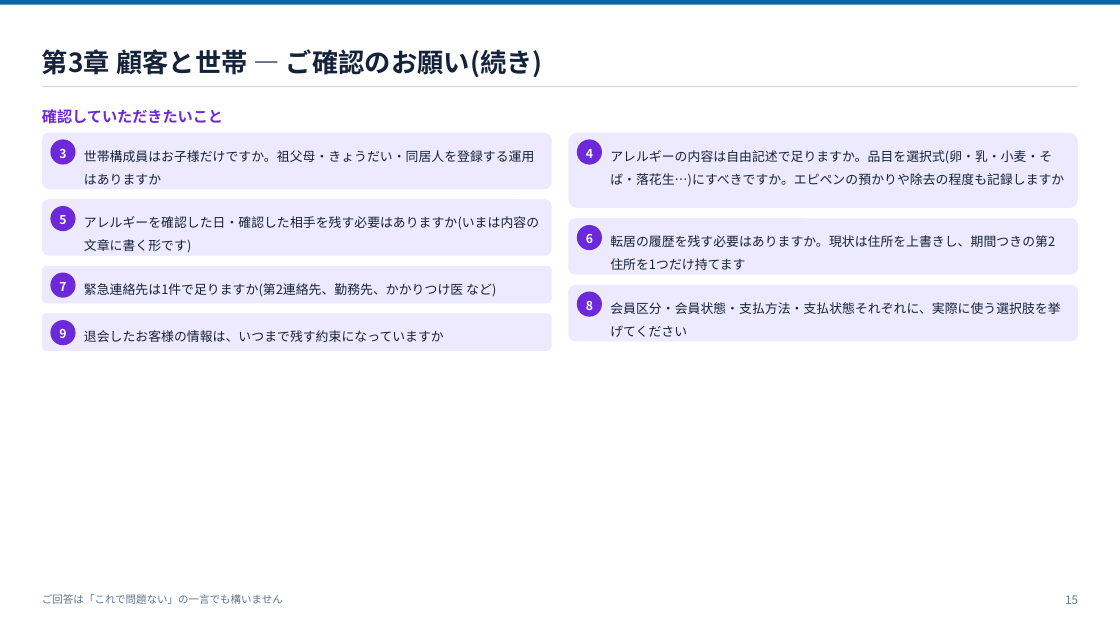
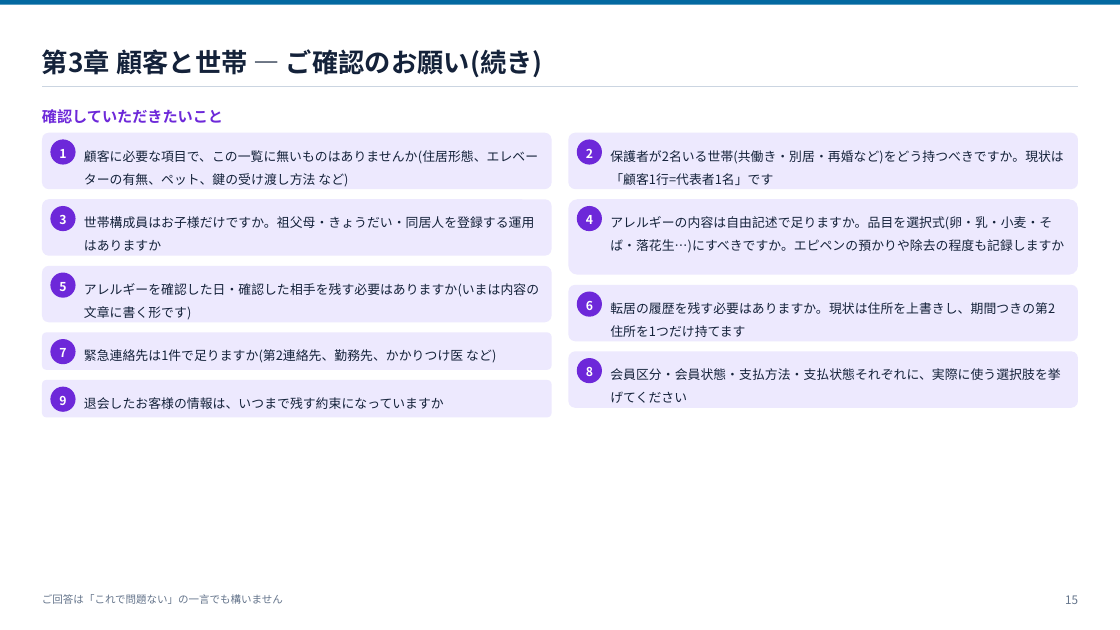
Before and after one commit to ohru131/katahimo-app, a slide deck: slide 15 of doc/slides/db-for-business.pptx. Drawn at 1120x630 pixels with LibreOffice and Linux fonts; fonts in the diff are those of the drawing. Boxes give left, top, right and bottom in pixels: in the first picture for what was removed or moved away, otherwise in the second. Text is boxed around its words. In the diff, an @@ line names an element or a change of style, - is before the commit and + after.

Commit message:
スライドのはみ出しを直し、pptx を再生成する (#24)
LibreOffice で3資料の全ページを描画して確認し、文字がカードや表の枠から
溢れていた箇所を直した。業務資料はカード高さの見積りと続きページ送りを
修正した結果 55枚になり、doc/README.md を更新。

```diff
--- a/doc/slides/db-for-business.pptx
+++ b/doc/slides/db-for-business.pptx
@@ rounded rectangle: place and size @@
-rounded rectangle at [569, 133, 1079, 208]
+rounded rectangle at [569, 133, 1079, 189]
@@ rounded rectangle added at [577, 139, 602, 165], fill #6D28D9, 10.5 pt, text #FFFFFF, bold @@
+2
@@ text added at [84, 150, 538, 186], 11 pt, text #14223A @@
+顧客に必要な項目で、この一覧に無いものはありませんか(住居形態、エレベーターの有無、ペット、鍵の受け渡し方法 など)
@@ text added at [610, 150, 1063, 164], 11 pt, text #14223A @@
+保護者が2名いる世帯(共働き・別居・再婚など)をどう持つべきですか。現状は「顧客1行=代表者1名」です
@@ rounded rectangle: place and size @@
-rounded rectangle at [569, 218, 1079, 275]
+rounded rectangle at [569, 199, 1079, 275]
@@ rounded rectangle: place and size @@
-rounded rectangle at [42, 266, 552, 303]
+rounded rectangle at [42, 266, 552, 322]
@@ rounded rectangle: place and size @@
-rounded rectangle at [42, 313, 552, 351]
+rounded rectangle at [42, 333, 552, 371]
@@ 7 texts, 7 rounded rectangles: place and size @@
-7 texts, 7 rounded rectangles at [50, 139, 1064, 345]
+7 texts, 7 rounded rectangles at [50, 206, 1064, 412]
@@ rounded rectangle added at [569, 351, 1079, 408], fill #EDE9FE @@
@@ rounded rectangle added at [42, 380, 552, 418], fill #EDE9FE @@
```
Also in this commit, not shown: 40 other slides changed, 1 slide added, 6 other files.
